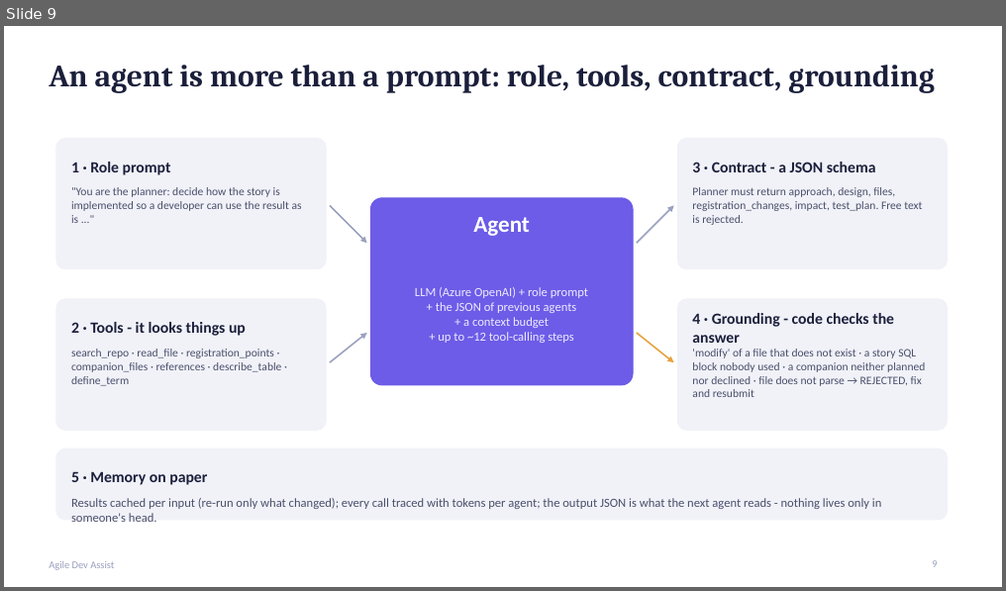
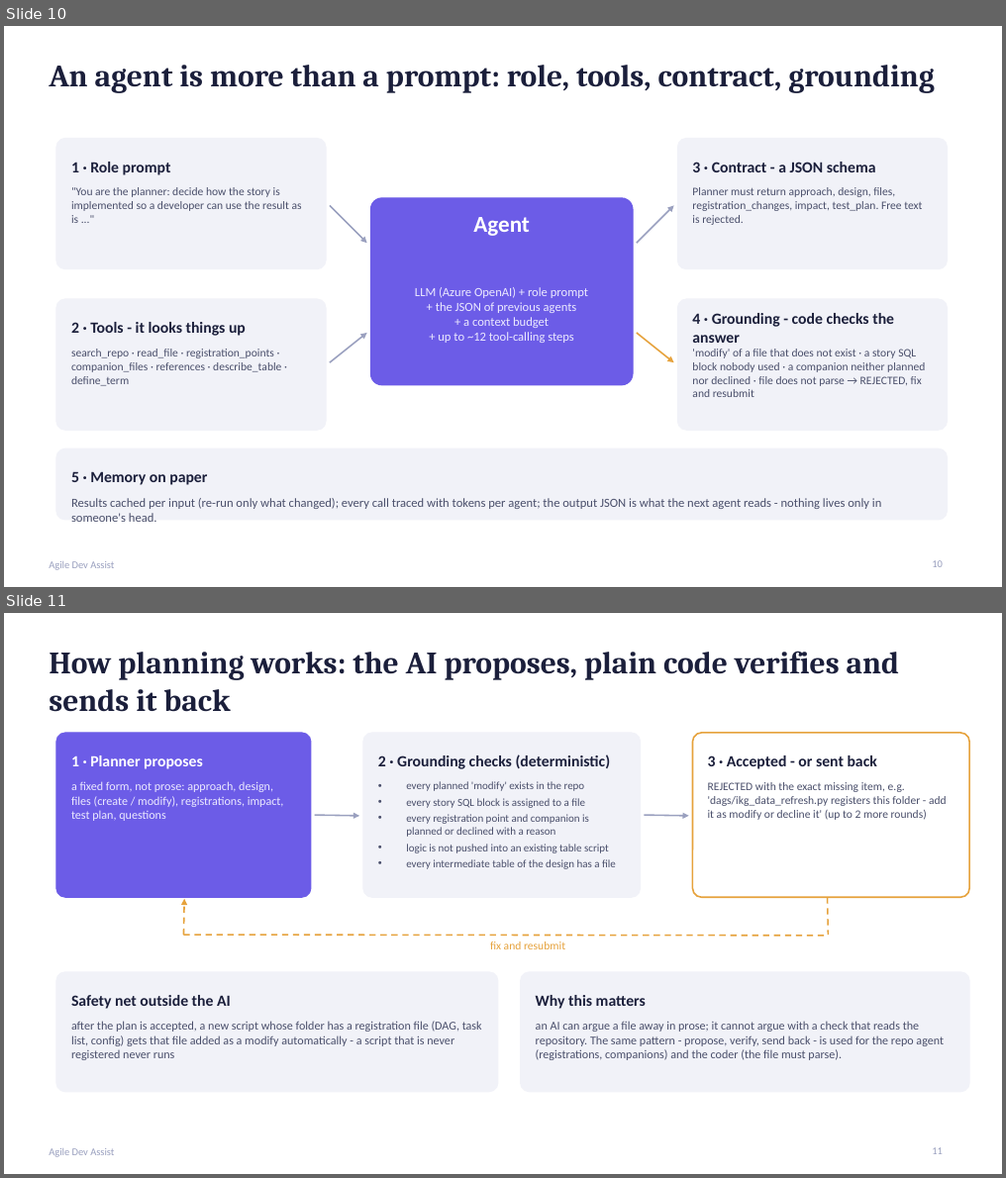
Before and after one commit to shahpratik48/Python, a slide deck: Agile_Dev_Assist_Presentation.pptx. Shown one above the other, each under a label of ours: slide 9 before the commit, slides 10 and 11 after it. The pictures are 1006x591 and 1006x1178 pixels, drawn with LibreOffice and Linux fonts; fonts in the diff are those of the drawing. Boxes give left, top, right and bottom in pixels: in the first picture for what was removed or moved away, otherwise in the second. Text is boxed around its words. In the diff, an @@ line names an element or a change of style, - is before the commit and + after.

```diff
--- a/Agile_Dev_Assist_Presentation.pptx
+++ b/Agile_Dev_Assist_Presentation.pptx
@@ slide 11 added at box(4, 613, 1002, 1174), background #FFFFFF; not listed: 1 template element that a slide beside it also shows @@
@@ title added at box(49, 651, 899, 712), 30 pt, text #1B1F3B, bold @@
+How planning works: the AI proposes, plain code verifies and sends it back
@@ rounded rectangle added at box(56, 733, 311, 897), fill #6C5CE7, outline #6C5CE7 1 pt @@
@@ text added at box(71, 756, 203, 769), 15 pt, text #FFFFFF, bold @@
+1 · Planner proposes
@@ rounded rectangle added at box(363, 733, 641, 897), fill #F1F2F8, outline #F1F2F8 1 pt @@
@@ text added at box(378, 755, 611, 769), 15 pt, text #1B1F3B, bold @@
+2 · Grounding checks (deterministic)
@@ rounded rectangle added at box(693, 733, 969, 897), fill #FFFFFF, outline #E6A23C 1.5 pt @@
@@ text added at box(708, 756, 877, 769), 15 pt, text #1B1F3B, bold @@
+3 · Accepted - or sent back
@@ text added at box(71, 781, 284, 821), 11.5 pt, text #ECEAFF @@
+a fixed form, not prose: approach, design, files (create / modify), registrations, impact, test plan, questions
@@ text added at box(406, 781, 616, 869), 10.5 pt, text #4A4F6B @@
+• every planned 'modify' exists in the repo
+• every story SQL block is assigned to a file
+• every registration point and companion is planned or declined with a reason
+• logic is not pushed into an existing table script
+• every intermediate table of the design has a file
@@ text added at box(708, 782, 946, 820), 11 pt, text #4A4F6B @@
+REJECTED with the exact missing item, e.g. 'dags/ikg_data_refresh.py registers this folder - add it as modify or decline it' (up to 2 more rounds)
@@ arrow added from (315, 815) to (359, 816), #9AA0BF 1.5 pt @@
@@ arrow added from (645, 815) to (689, 816), #9AA0BF 1.5 pt @@
@@ arrow added from (183, 935) to (184, 899), #E6A23C 1.5 pt dashed @@
@@ line added from (828, 897) to (829, 935), #E6A23C 1.5 pt dashed @@
@@ line added from (183, 935) to (828, 936), #E6A23C 1.5 pt dashed @@
@@ text added at box(490, 942, 565, 950), 11 pt, text #E6A23C @@
+fix and resubmit
@@ rounded rectangle added at box(56, 972, 498, 1092), fill #F1F2F8, outline #F1F2F8 1 pt @@
@@ text added at box(71, 995, 231, 1009), 15 pt, text #1B1F3B, bold @@
+Safety net outside the AI
@@ rounded rectangle added at box(521, 972, 969, 1092), fill #F1F2F8, outline #F1F2F8 1 pt @@
@@ text added at box(536, 995, 646, 1009), 15 pt, text #1B1F3B, bold @@
+Why this matters
@@ text added at box(71, 1021, 482, 1060), 11.5 pt, text #4A4F6B @@
+after the plan is accepted, a new script whose folder has a registration file (DAG, task list, config) gets that file added as a modify automatically - a script that is never registered never runs
@@ text added at box(536, 1021, 944, 1060), 11.5 pt, text #4A4F6B @@
+an AI can argue a file away in prose; it cannot argue with a check that reads the repository. The same pattern - propose, verify, send back - is used for the repo agent (registrations, companions) and the coder (the file must parse).
@@ page number added at box(932, 1148, 943, 1155), 10 pt, text #9AA0BF @@
+11
@@ what was slide 9 is now slide 10 @@
@@ page number at box(932, 561, 943, 568): text changed @@
-9
+10
```
Also in this commit, not shown: 6 other slides added, 4 other files.
